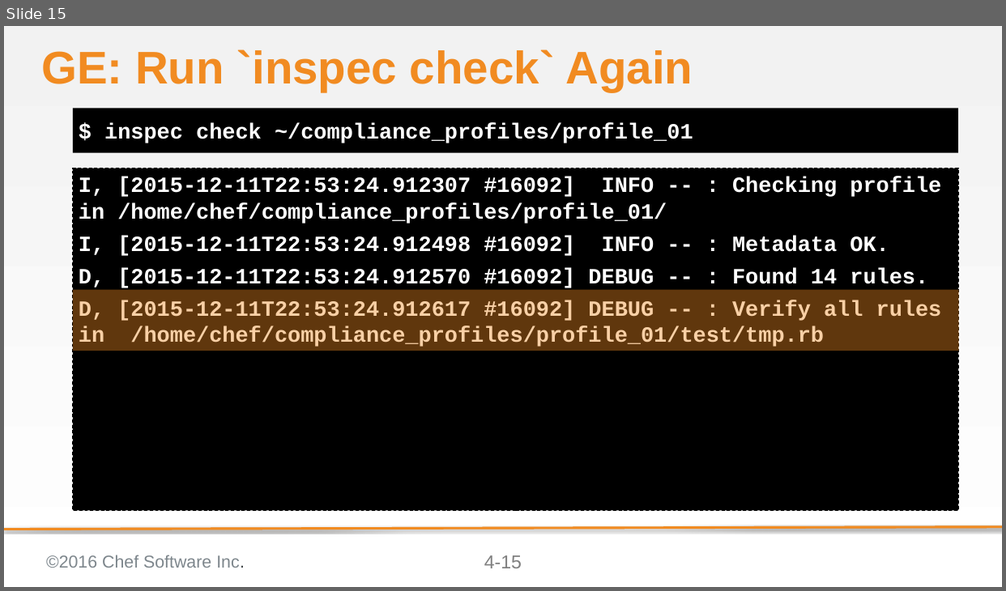
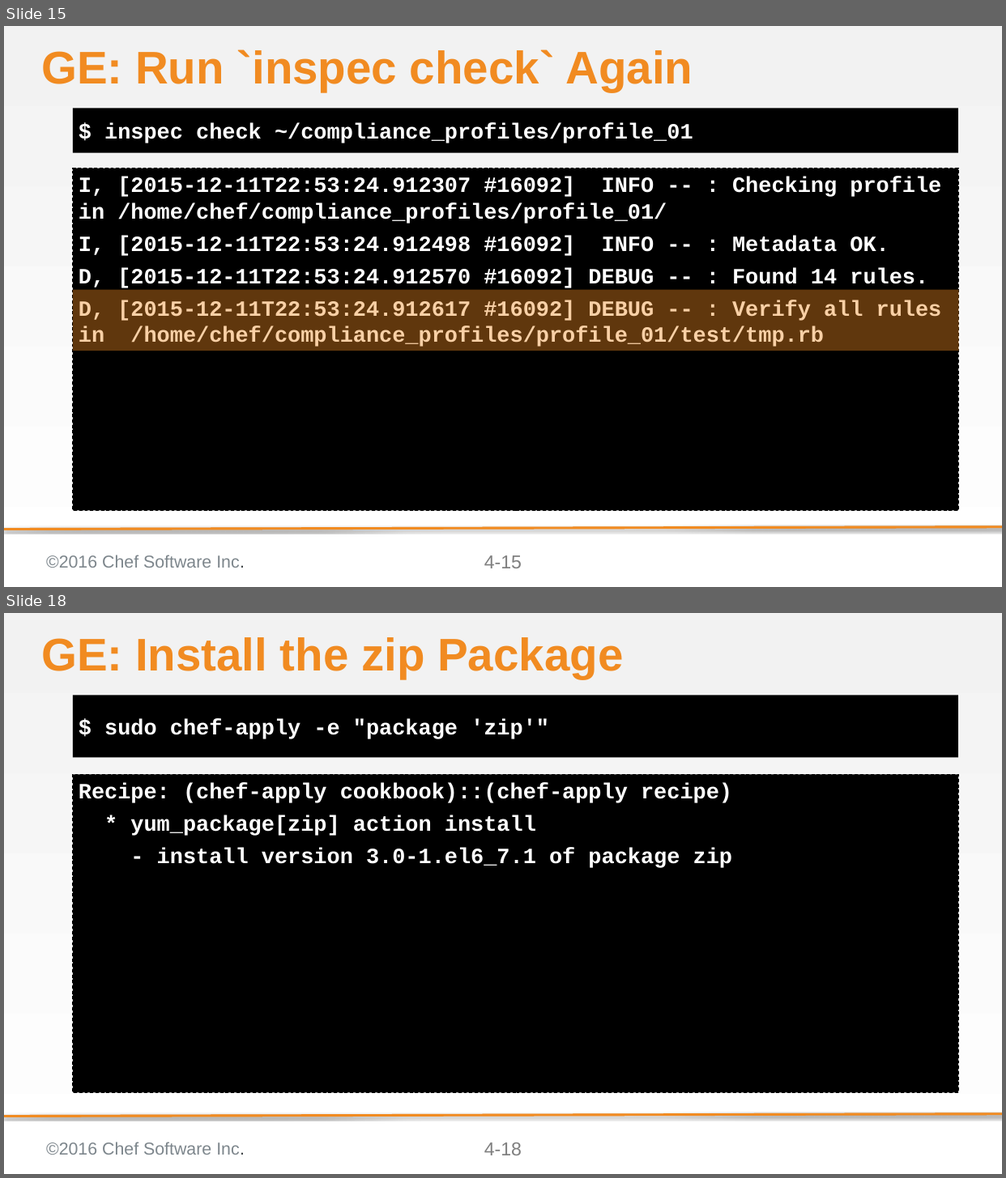
Before and after one commit to bchamby/chef-compliance-installation-configuration-operation, a slide deck: 04-creating-custom-profiles.pptx. Shown one above the other, each under a label of ours: slide 15 before the commit, slides 15 and 18 after it; the slides between them are not shown. The pictures are 1006x591 and 1006x1178 pixels, drawn with LibreOffice and Linux fonts; fonts in the diff are those of the drawing; background and template pictures are left out. Boxes give left, top, right and bottom in pixels: in the first picture for what was removed or moved away, otherwise in the second. Text is boxed around its words. In the diff, an @@ line names an element or a change of style, - is before the commit and + after.

```diff
--- a/04-creating-custom-profiles.pptx
+++ b/04-creating-custom-profiles.pptx
@@ slide 18 added at bbox=[4, 613, 1002, 1174], background gradient #F2F2F2 to #FFFFFF; not listed: 4 template elements that a slide beside it also shows @@
@@ title added at bbox=[41, 637, 623, 679], 58.7 pt, text #F18B21, bold @@
+GE: Install the zip Package
@@ text added at bbox=[73, 695, 958, 757], fill #000000, 28 pt, text #FFFFFF, bold @@
+$ sudo chef-apply -e "package 'zip'"
@@ text added at bbox=[73, 775, 958, 1093], fill #000000, outline #000000 1 pt dashed, 28 pt, text #FFFFFF, bold @@
+Recipe: (chef-apply cookbook)::(chef-apply recipe)
+* yum_package[zip] action install
+- install version 3.0-1.el6_7.1 of package zip
```
Also in this commit, not shown: 2 slides changed, 11 other slides added, 1 slide removed.
